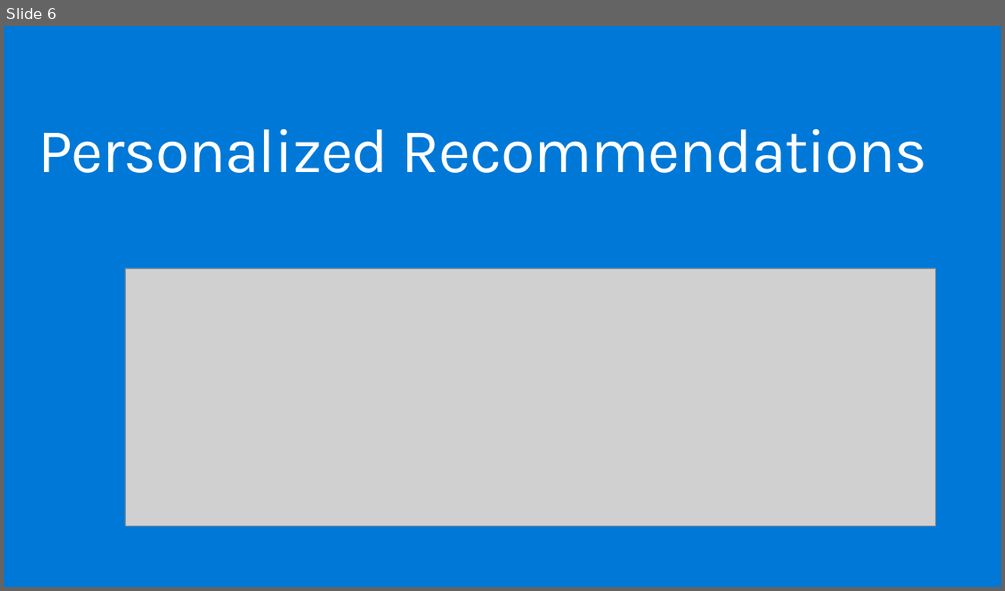
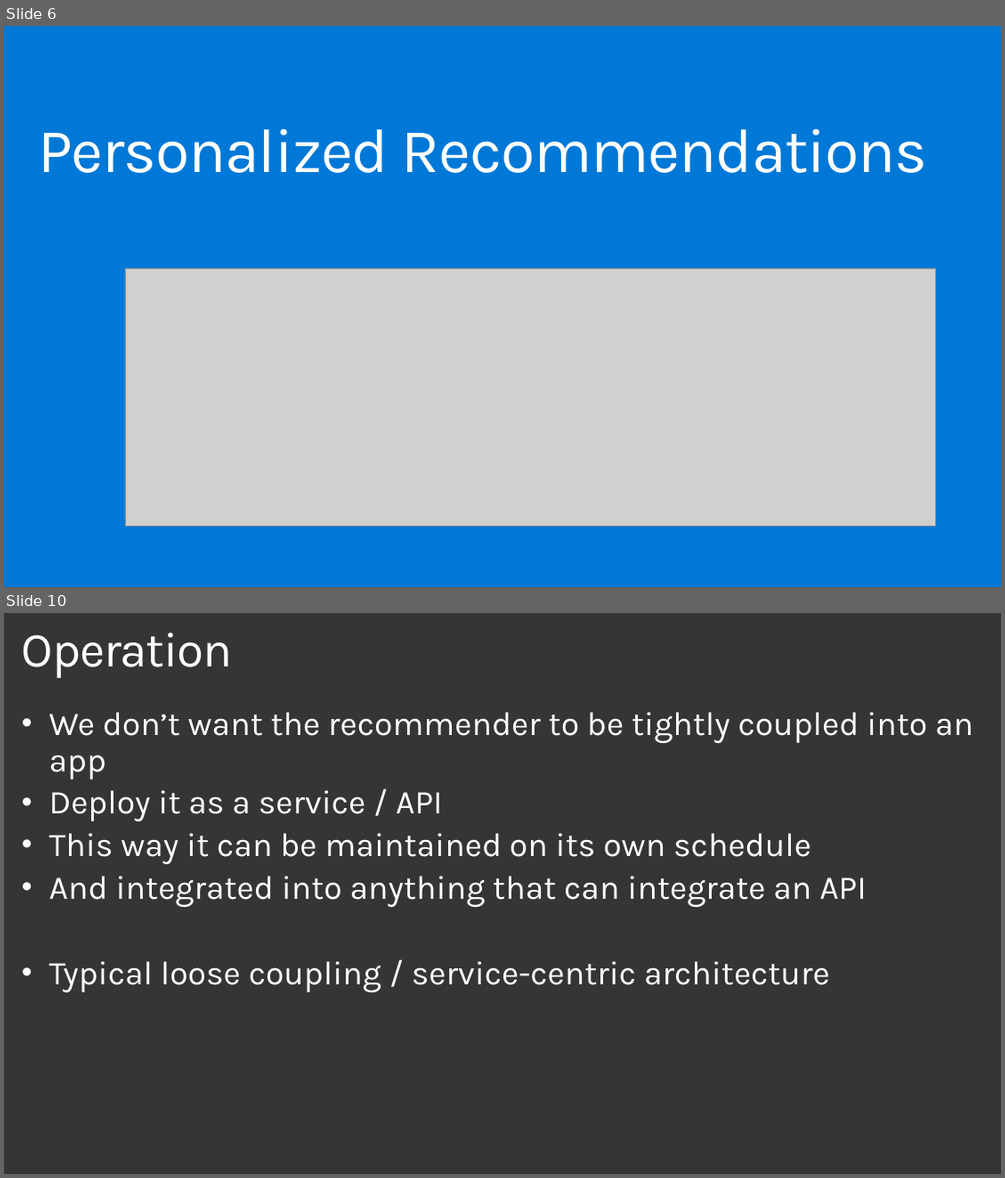
Before and after one commit to plzm/events, a slide deck: GraniteStateCodeCamp2019/gscc19-pelazem.pptx. Shown one above the other, each under a label of ours: slide 6 before the commit, slides 6 and 10 after it; the slides between them are not shown. The pictures are 1005x591 and 1005x1178 pixels, drawn with LibreOffice and Linux fonts; fonts in the diff are those of the drawing; grey boxes stand for pictures; background and template pictures are left out. Boxes give left, top, right and bottom in pixels: in the first picture for what was removed or moved away, otherwise in the second. Text is boxed around its words. In the diff, an @@ line names an element or a change of style, - is before the commit and + after.

```diff
--- a/GraniteStateCodeCamp2019/gscc19-pelazem.pptx
+++ b/GraniteStateCodeCamp2019/gscc19-pelazem.pptx
@@ slide 10 added at (4,613,1001,1174), background picture (left out) @@
@@ title added at (22,633,233,678), 47 pt, text #FFFFFF @@
+Operation
@@ text added at (49,712,973,992), 32 pt, text #FFFFFF @@
+• We don’t want the recommender to be tightly coupled into an app
+• Deploy it as a service / API
+• This way it can be maintained on its own schedule
+• And integrated into anything that can integrate an API
+• Typical loose coupling / service-centric architecture
```
Also in this commit, not shown: 5 slides changed, 3 other slides added, 1 slide removed.
